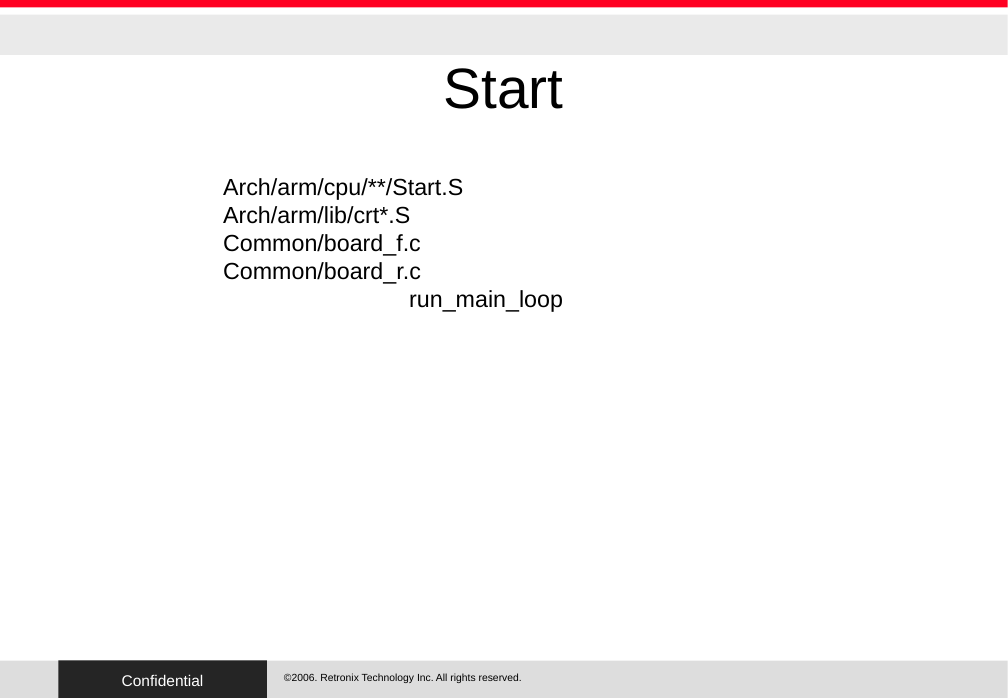
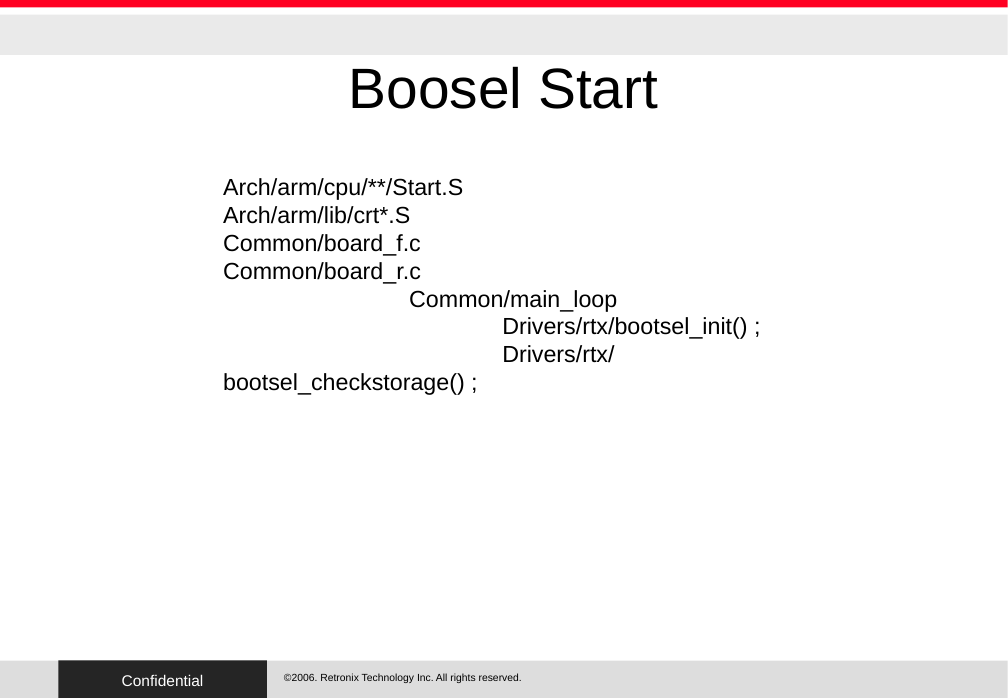
Before and after one commit to RetronixTechInc/u-boot-rtx, a slide deck: slide 7 of RTX/uboot.odp (slide 10 before the commit). Drawn at 1008x698 pixels with LibreOffice and Linux fonts; fonts in the diff are those of the drawing; background and template pictures are left out. Boxes give left, top, right and bottom in pixels: in the first picture for what was removed or moved away, otherwise in the second. Text is boxed around its words. In the diff, an @@ line names an element or a change of style, - is before the commit and + after.

```diff
--- a/RTX/uboot.odp
+++ b/RTX/uboot.odp
@@ title at [349, 66, 658, 109]: text changed @@
-Start
+Boosel Start
@@ text at [223, 290, 747, 395]: text changed @@
-run_main_loop
+Common/main_loop
+Drivers/rtx/bootsel_init() ;
+Drivers/rtx/bootsel_checkstorage() ;
```
Also in this commit, not shown: 9 other slides changed, 6 slides added, 5 slides removed, 27 other files.
